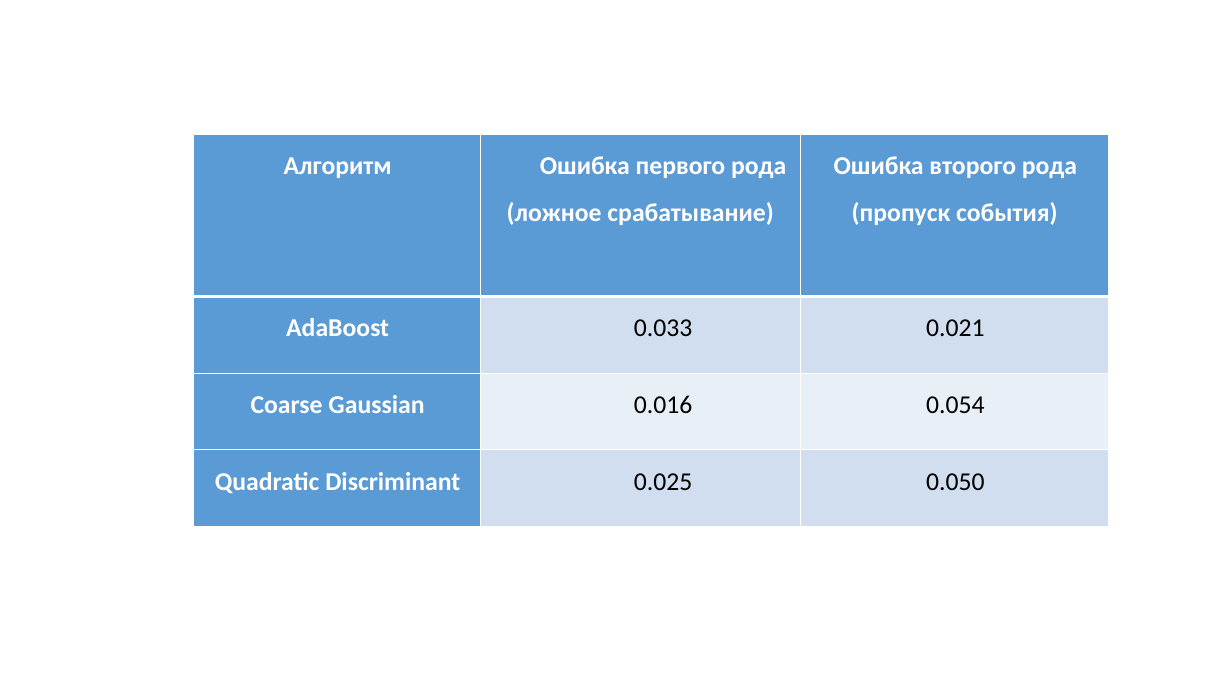
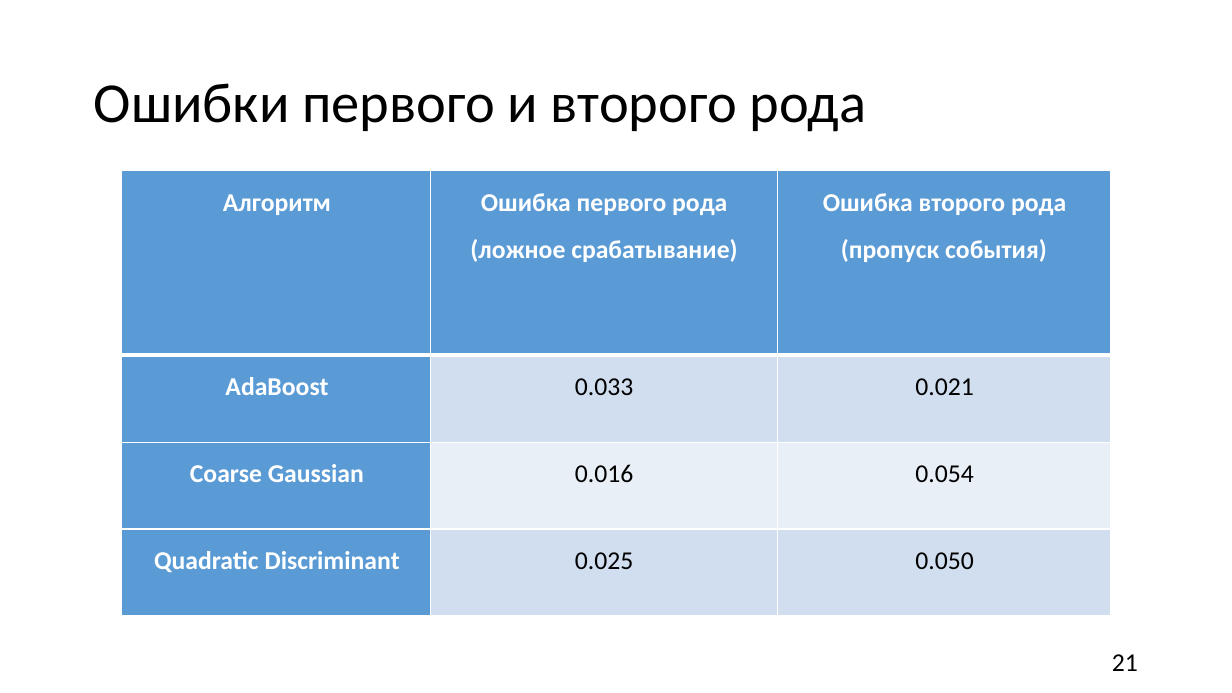
Before and after one commit to MYIIIKET/Diplom, a slide deck: slide 21 of Main/Презентация.pptx (slide 25 before the commit). Drawn at 1232x693 pixels with LibreOffice and Linux fonts; fonts in the diff are those of the drawing. Boxes give left, top, right and bottom in pixels: in the first picture for what was removed or moved away, otherwise in the second. Text is boxed around its words. In the diff, an @@ line names an element or a change of style, - is before the commit and + after.

```diff
--- a/Main/Презентация.pptx
+++ b/Main/Презентация.pptx
@@ title added at [94, 83, 866, 132], 44 pt, text #000000 @@
+Ошибки первого и второго рода
@@ table at [122, 171, 1111, 616] @@
@@ indent changed @@
@@ table: place and size @@
-table at [194, 134, 1109, 527]
+table at [122, 171, 1111, 616]
@@ page number added at [1112, 654, 1138, 671], 20 pt, text #000000 @@
+21
```
Also in this commit, not shown: 14 other slides changed, 8 slides added, 10 slides removed, 5 other files.
